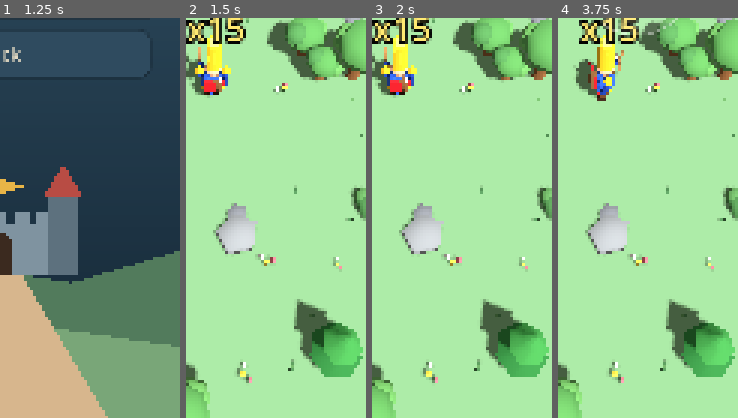
Above: before the commit, frames 1-4 (left to right).
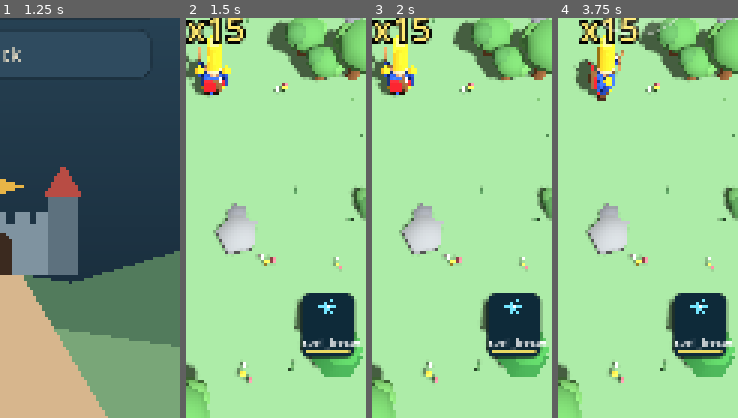
Above: after the commit, the same moments.

Repository: legioner666/Game-
Game: Godot game, scene res://main.tscn
Two runs of this game, one before a commit and one after it. Both use one fixed random seed, a clock stepped at 60 frames per second and the inputs below.
Inputs (mouse positions are % of the whole screen's width and height, from its top left):
- Up to frame 1 (1.25 s): click "Play" at 0.5 s
- Up to frame 2 (1.5 s): click "Level 1 · Meadow" at 1.25 s
- Up to frame 3 (2 s): no input
- Up to frame 4 (3.75 s): click "II" at 2 s; click "Restart" at 2.75 s; tap Enter at 3.5 s; move the mouse to (72, 45) at 3.52 s; hold Right (ui_right) from 3.53 s (still down); click (72, 45) at 3.67 s
The pictures show only the part of the screen within x 50-100%, y 50-100%; the shares and areas given below are measured in that part.

Frame 1 is identical in both runs. In frame 2, 5.1% of the frame differs, in the area x 63-97%, y 68-86%; in frame 3, 5.1%; in frame 4, 5.1%.

Commit message:
feat: hook boost pickups, spell casts, timers and combat effects

Diff:
--- a/godot/game.gd
+++ b/godot/game.gd
@@ -11,6 +11,8 @@
 const Models = preload("res://models.gd")
 const I18n = preload("res://i18n.gd")
 const Settings = preload("res://settings.gd")
+const Boosts = preload("res://boosts.gd")
+const Spells = preload("res://spells.gd")
 
 var sfx: Node
 
@@ -340,6 +342,8 @@
 var _b_fx: Array = []
 var _b_hp_bg: Batch
 var _b_hp_fg: Batch
+var _boosts: Boosts
+var _spells: Spells
 
 # керування
 var _joy_id := -1
@@ -383,6 +387,15 @@
 	_build_hero()
 	_build_plates()
 	_build_ui()
+	_boosts = Boosts.new()
+	add_child(_boosts)
+	_boosts.setup_hud(_ui)
+	_boosts.picked.connect(_on_boost_picked)
+	_spells = Spells.new()
+	_ui.add_child(_spells)
+	_spells.setup(level)
+	_spells.spell_requested.connect(_on_spell_requested)
+	_spells.visible = not _autoplay
 	_rebuild_obstacles()
 	_run_id = Report.begin_run()
 	Report.ev(0.0, "level", "n=%d" % (level + 1))
@@ -977,6 +990,36 @@
 	box.add_child(b4)
 
 
+func _on_boost_picked(kind: String) -> void:
+	Report.ev(_play_time, "boost_pick", "type=%s level=%d" % [kind, level + 1])
+	_snd("build", 1.25)
+	_vibrate(18)
+
+
+func _on_spell_requested(kind: String) -> void:
+	if _paused or _over or _autoplay:
+		return
+	var outcome: Dictionary = _spells.activate(kind, e_px, e_pz)
+	if outcome.is_empty():
+		return
+	var hits: int = int(outcome["hits"])
+	if kind == "meteor":
+		var center: Vector2 = outcome["center"]
+		var damage: float = outcome["damage"]
+		for idx in outcome["indices"]:
+			_damage_enemy(int(idx), damage)
+		_burst(Vector3(center.x, 0.7, center.y), 1, 28, 5.0, 5.0)
+		_burst(Vector3(center.x, 0.7, center.y), 2, 12, 3.5, 5.0)
+		_shake = maxf(_shake, 0.18)
+		_snd("boom", 0.8)
+		_vibrate(45)
+	else:
+		_burst(_hero.position + Vector3(0, 1.0, 0), 2, 12, 3.5, 3.5)
+		_snd("build", 1.6)
+		_vibrate(25)
+	Report.ev(_play_time, "spell_cast", "type=%s affected=%d level=%d" % [kind, hits, level + 1])
+
+
 func _report_end(result: String) -> void:
 	if not Report.is_current(_run_id):
 		return
@@ -1091,9 +1134,11 @@
 
 func _process(delta: float) -> void:
 	if _paused or _over:
+		_spells.visible = false
 		_render_all(delta)
 		_check_shots()
 		return
+	_spells.visible = not _autoplay
 	_frames += 1
 	if _play_time > 2.0:
 		_frame_max = maxf(_frame_max, delta)
@@ -1128,6 +1173,9 @@
 	if _autoplay:
 		_bot_input()
 	_update_waves(delta)
+	if not _autoplay:
+		_boosts.tick(delta, _hero.position)
+		_spells.tick(delta)
 	_update_hero(delta)
 	_update_enemies(delta)
 	_update_allies(delta)
@@ -1201,6 +1249,7 @@
 	if _over:
 		return
 	_over = true
+	_spells.visible = false
 	_stars_earned = 0
 	if won:
 		_stars_earned = 3 if _base_hp >= 18 else (2 if _base_hp >= 10 else 1)
@@ -1275,8 +1324,9 @@
 
 func _update_enemies(delta: float) -> void:
 	var n := e_id.size()
+	var freeze_rate: float = _spells.enemy_speed_multiplier()
 	for i in n:
-		var spd := e_spd[i]
+		var spd := e_spd[i] * freeze_rate
 		var slow := e_slow[i]
 		if slow > 0.0:
 			spd *= 0.3
@@ -1311,8 +1361,10 @@
 			var t := e_type[i]
 			if killed:
 				var wp := Vector3(e_px[i], 0.0, e_pz[i])
-				var cn: float = E_COINS[t] * LEVEL_COIN[level]
+				var cn: float = E_COINS[t] * LEVEL_COIN[level] * _boosts.gold_multiplier()
 				_spawn_coins(wp, int(cn) + (1 if randf() < cn - floorf(cn) else 0))
+				if not _autoplay:
+					_boosts.maybe_drop(wp)
 				_burst(wp + Vector3(0, 0.5, 0), 0, 5 if t != 2 else 14, 3.5, 4.0)
 				if _kill_snd_cd <= 0.0:
 					_snd("kill", randf_range(0.9, 1.2))
@@ -1352,6 +1404,11 @@
 func _hit_base(dmg: int) -> void:
 	_wave_leaks += 1
 	_leaks_total += 1
+	if _boosts.consume_barrier():
+		Report.ev(_play_time, "barrier_block", "damage_prevented=%d" % dmg)
+		_burst(_base_pos + Vector3(0, 1.0, 0), 2, 8, 3.0, 3.0)
+		_snd("build", 0.85)
+		return
 	_base_hp = maxi(0, _base_hp - dmg)
 	_shake = 0.6
 	_snd("hit")
@@ -1414,7 +1471,7 @@
 
 
 func _update_hero_weapon(delta: float) -> void:
-	_hero_cd -= delta
+	_hero_cd -= delta * _boosts.hero_rate_multiplier()
 	if _hero_cd > 0.0:
 		return
 	var tgt := _nearest_enemy(_hero.position, HERO_RANGE)
@@ -1511,7 +1568,7 @@
 		var st: Dictionary = KIND[p.kind]
 		var li: int = p.level - 1
 		var rng: float = st["range"][li]
-		p.cooldown -= delta
+		p.cooldown -= delta * _boosts.tower_rate_multiplier()
 		p.recoil = maxf(0.0, p.recoil - delta * 7.0)
 		var tgt := _furthest_in_range(p.pos, rng)
 		if tgt >= 0 and p.head:
@@ -1895,6 +1952,7 @@
 
 
 func _update_hud() -> void:
+	_spells.set_wave_active(_phase == 1, not e_id.is_empty())
 	_stop_label.visible = _stop_t > 0.0
 	_coin_label.text = str(_carried)
 	_hp_bar.value = _base_hp
